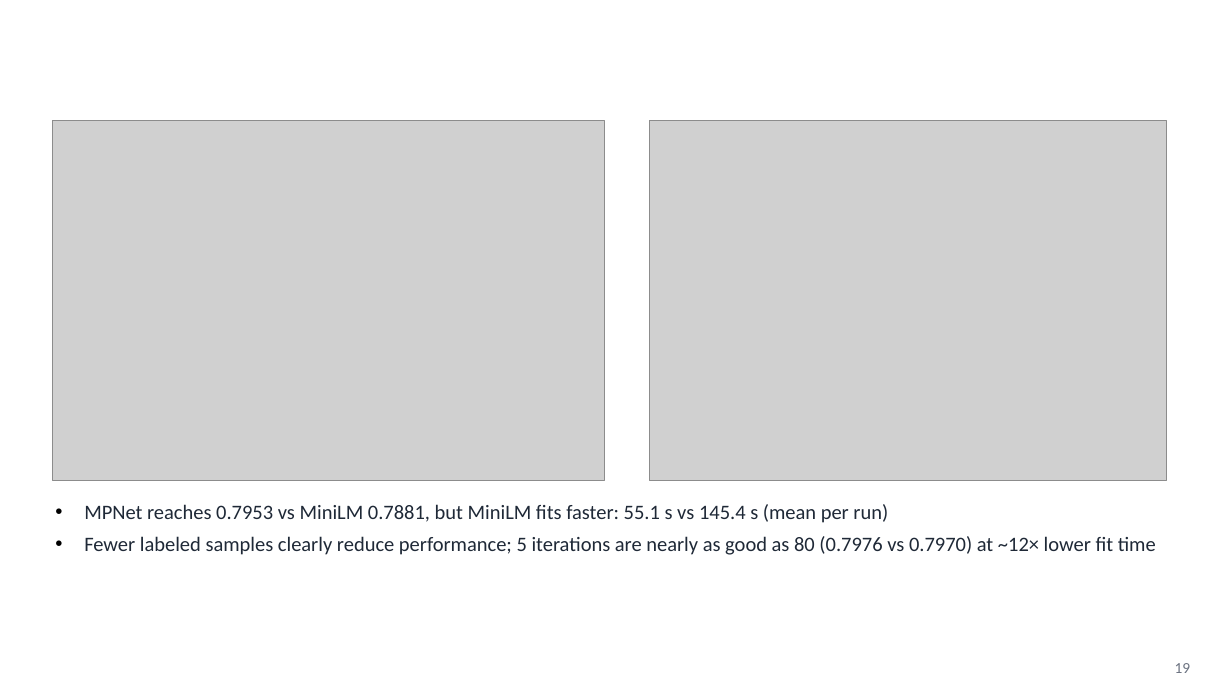
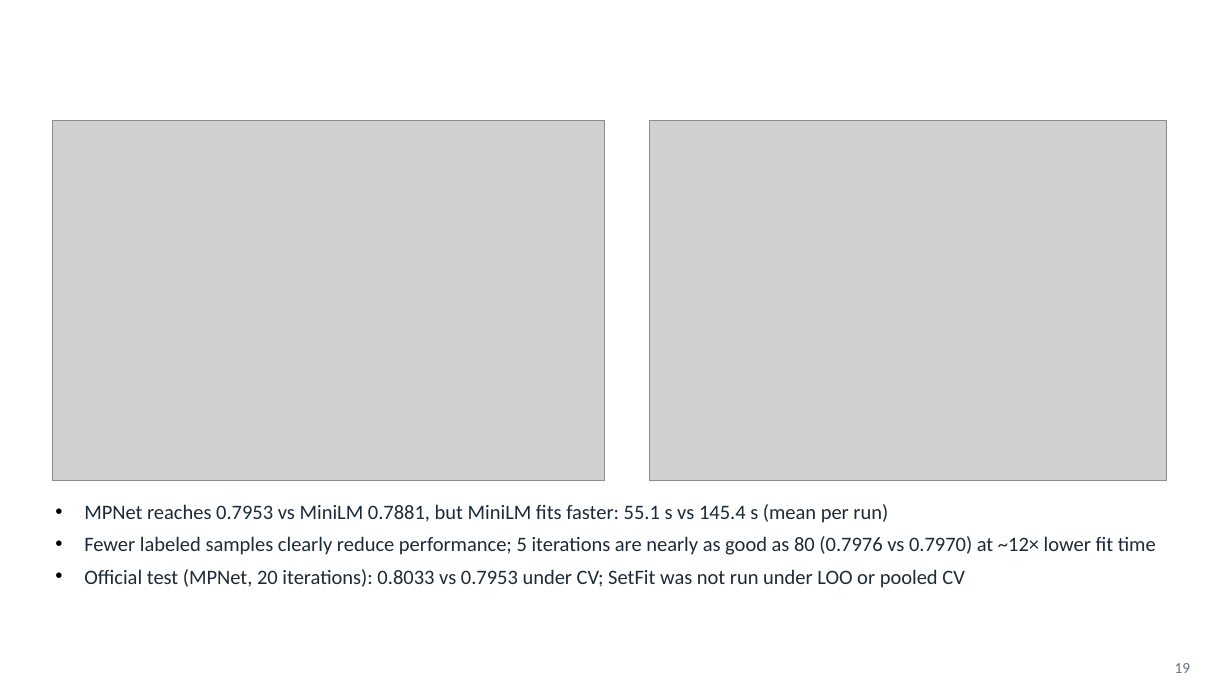
Before and after one commit to kiet21042003/nlbse24-issue-classification, a slide deck: slide 19 of presentation/Seminar_2_Slides.pptx. Drawn at 1232x693 pixels with LibreOffice and Linux fonts; fonts in the diff are those of the drawing; grey boxes stand for pictures; background and template pictures are left out. Boxes give left, top, right and bottom in pixels: in the first picture for what was removed or moved away, otherwise in the second. Text is boxed around its words. In the diff, an @@ line names an element or a change of style, - is before the commit and + after.

```diff
--- a/presentation/Seminar_2_Slides.pptx
+++ b/presentation/Seminar_2_Slides.pptx
@@ text at bbox=[84, 569, 965, 588]: paragraph added @@
+• Official test (MPNet, 20 iterations): 0.8033 vs 0.7953 under CV; SetFit was not run under LOO or pooled CV
```
Also in this commit, not shown: 4 other slides changed, 1 slide added.
